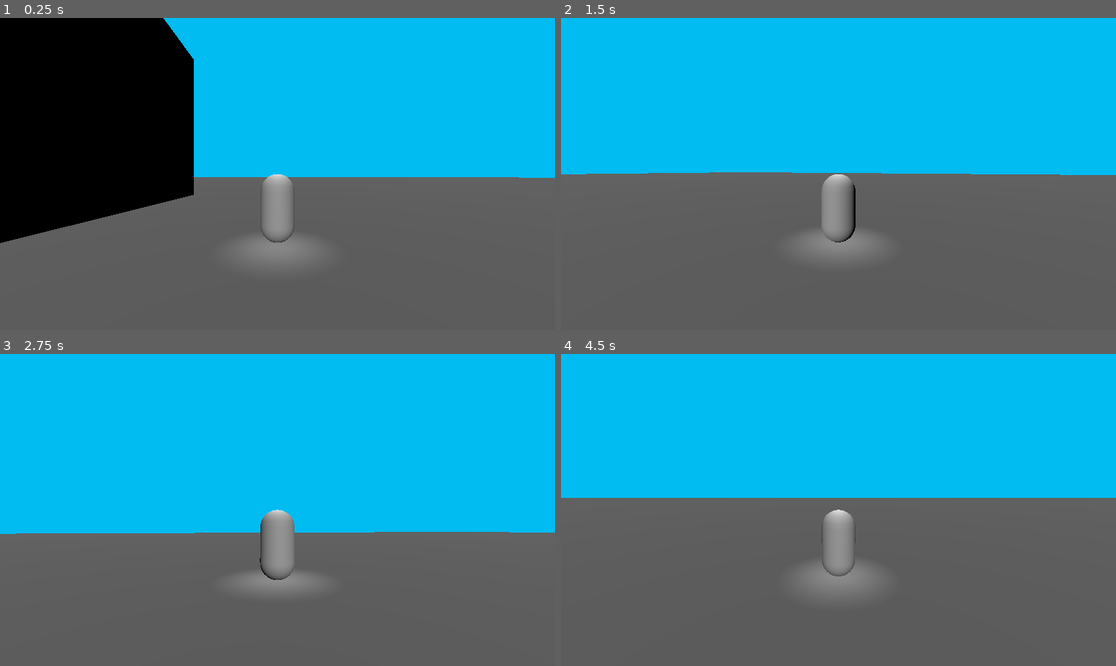
Above: before the commit, frames 1-4 (two rows, left to right).
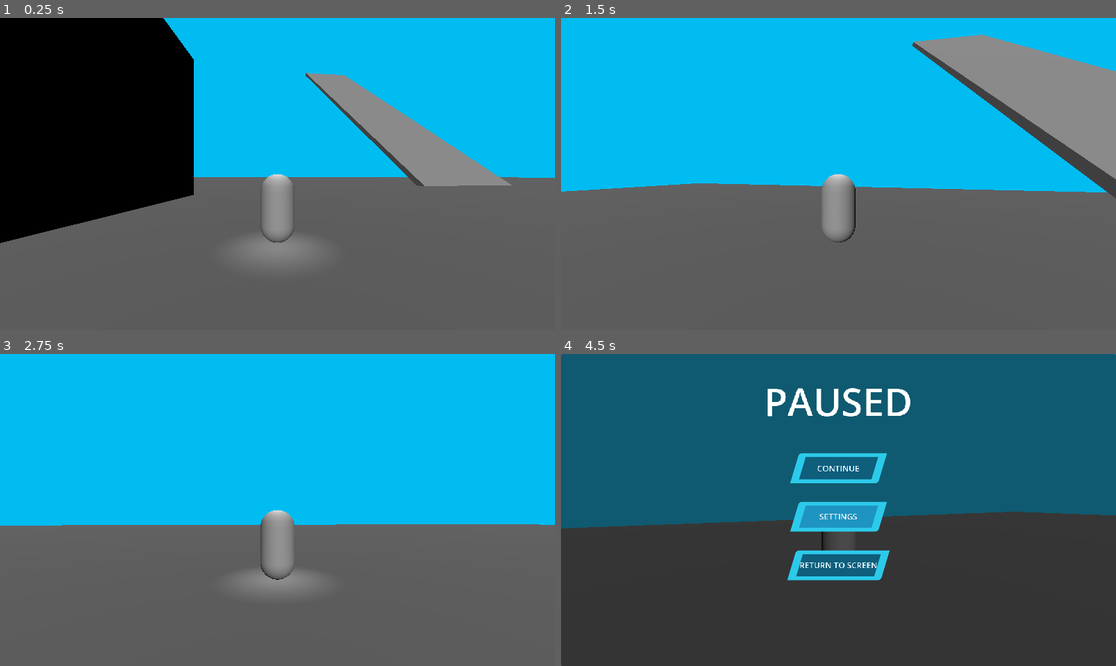
Above: after the commit, the same moments.

Repository: jackmenty/2025-Game
Game: Godot game, scene res://Scenes/Test_level.tscn
The game is run twice, just before and just after one commit, with the same random seed, the same clock (stepped at 60 frames per second) and the same inputs.
Inputs (mouse positions are in pixels of both pictures, inside the frame that each line leads up to):
- Up to frame 1 (0.25 s): no input
- Up to frame 2 (1.5 s): move the mouse to (866, 174) at 0.52 s; hold Shift (sprint) 0.53-1.28 s; hold W (move_forward) from 0.53 s (still down); tap Space (jump) at 0.77 s; tap Tab (ui_focus_next) at 0.8, 1.35 s; move the mouse to (810, 174) at 1.27 s
- Up to frame 3 (2.75 s): keep holding W (move_forward); tap Space (jump) at 1.52 s; tap Shift (sprint) at 1.55 s; move the mouse to (288, 503) at 2.02 s; hold Shift (sprint) from 2.03 s (still down); tap Tab (ui_focus_next) at 2.3 s
- Up to frame 4 (4.5 s): move the mouse to (832, 516) at 2.77 s; release Shift (sprint) at 2.78 s; tap Tab (ui_focus_next) at 2.85, 3.8 s; tap Space (jump) at 3.02, 3.77 s; tap Shift (sprint) at 3.05 s; move the mouse to (877, 513) at 3.52 s; hold Shift (sprint) 3.53-4.25 s; tap Escape (ui_cancel) at 4.15 s; release W (move_forward) at 4.25 s; click (838, 516) at 4.25 s, where only the run after the commit has a clickable "SETTINGS"

The runs differ from the first frame. In frame 1, 4.3% of the frame differs, in the area x 12-93%, y 17-67%; in frame 2, 14%; in frame 3, 2.4%; in frame 4, 100%, in the area x 0-100%, y 0-100%.

Commit message:
made menu UI working

Diff:
--- a/Scenes/Damage_box.tscn
+++ b/Scenes/Damage_box.tscn
@@ -18,7 +18,6 @@
 collision_mask = 3
 
 [node name="CollisionShape3D" type="CollisionShape3D" parent="CSGBox3D/Area3D"]
-transform = Transform3D(1.5, 0, 0, 0, 1.5, 0, 0, 0, 1.5, 0, 0, 0)
 shape = SubResource("BoxShape3D_nvh32")
 
 [connection signal="body_entered" from="CSGBox3D/Area3D" to="." method="_on_area_3d_body_entered"]
--- a/Scenes/Menu.tscn
+++ b/Scenes/Menu.tscn
@@ -1,6 +1,7 @@
-[gd_scene load_steps=2 format=3 uid="uid://cgidimangjygo"]
+[gd_scene load_steps=3 format=3 uid="uid://cgidimangjygo"]
 
 [ext_resource type="Theme" uid="uid://dvq37ujhe48d3" path="res://Theme/ui_template.tres" id="1_3kf3n"]
+[ext_resource type="Script" uid="uid://ceuwdaxkk1y5w" path="res://Scenes/menu.gd" id="2_6pedr"]
 
 [node name="Menu" type="Control"]
 layout_mode = 3
@@ -10,6 +11,7 @@
 grow_horizontal = 2
 grow_vertical = 2
 theme = ExtResource("1_3kf3n")
+script = ExtResource("2_6pedr")
 
 [node name="Panel" type="Panel" parent="."]
 layout_mode = 1
@@ -20,7 +22,7 @@
 grow_vertical = 2
 metadata/_edit_use_anchors_ = true
 
-[node name="Continue" type="Button" parent="."]
+[node name="Continue" type="Button" parent="Panel"]
 layout_mode = 1
 anchors_preset = -1
 anchor_left = 0.420833
@@ -34,7 +36,7 @@
 text = "CONTINUE"
 metadata/_edit_use_anchors_ = true
 
-[node name="Settings" type="Button" parent="."]
+[node name="Settings" type="Button" parent="Panel"]
 layout_mode = 1
 anchors_preset = -1
 anchor_left = 0.420833
@@ -47,30 +49,35 @@
 text = "SETTINGS"
 metadata/_edit_use_anchors_ = true
 
-[node name="Return" type="Button" parent="."]
+[node name="Return" type="Button" parent="Panel"]
 layout_mode = 1
 anchors_preset = -1
 anchor_left = 0.420833
 anchor_top = 0.62963
 anchor_right = 0.579167
 anchor_bottom = 0.725
+offset_left = -5.79962
+offset_right = 5.79962
 grow_horizontal = 2
 grow_vertical = 2
 theme_override_font_sizes/font_size = 17
 text = "RETURN TO SCREEN"
 metadata/_edit_use_anchors_ = true
 
-[node name="RichTextLabel" type="Label" parent="."]
+[node name="RichTextLabel" type="Label" parent="Panel"]
 layout_mode = 1
 anchors_preset = -1
 anchor_left = 0.0958333
 anchor_top = 0.0666667
 anchor_right = 0.904167
 anchor_bottom = 0.22037
-offset_bottom = -30.0
+offset_bottom = 10.4003
 grow_horizontal = 2
 theme_override_font_sizes/font_size = 80
 text = "PAUSED"
 horizontal_alignment = 1
 vertical_alignment = 1
 metadata/_edit_use_anchors_ = true
+
+[connection signal="pressed" from="Panel/Continue" to="." method="_on_continue_pressed"]
+[connection signal="pressed" from="Panel/Return" to="." method="_on_return_pressed"]
--- a/Scenes/Player.tscn
+++ b/Scenes/Player.tscn
@@ -1,7 +1,8 @@
-[gd_scene load_steps=5 format=3 uid="uid://dqfrll158h75v"]
+[gd_scene load_steps=6 format=3 uid="uid://dqfrll158h75v"]
 
 [ext_resource type="Script" uid="uid://oxp5hxhgiv1a" path="res://Scripts/Player.gd" id="1_0y7nr"]
 [ext_resource type="Script" uid="uid://b8c0gssqg25j1" path="res://Scripts/camera_spring_arm.gd" id="2_jo2ib"]
+[ext_resource type="PackedScene" uid="uid://cgidimangjygo" path="res://Scenes/Menu.tscn" id="3_gntrk"]
 
 [sub_resource type="CapsuleMesh" id="CapsuleMesh_jo2ib"]
 
@@ -35,3 +36,6 @@
 light_energy = 2.24
 spot_angle = 30.7
 spot_angle_attenuation = 1.27456
+
+[node name="Menu" parent="." instance=ExtResource("3_gntrk")]
+visible = false
--- a/Scenes/Test_level.tscn
+++ b/Scenes/Test_level.tscn
@@ -5,14 +5,14 @@
 
 [node name="Level" type="Node3D"]
 
+[node name="CSGBox3D2" type="CSGBox3D" parent="."]
+transform = Transform3D(1, 0, 0, 0, 1, 0, 0, 0, 1, -11.8308, 6.99323, 0)
+use_collision = true
+size = Vector3(6.33838, 14.9865, 30)
+
 [node name="CSGBox3D" type="CSGBox3D" parent="."]
 use_collision = true
 size = Vector3(300, 1, 300)
-
-[node name="CSGBox3D" type="CSGBox3D" parent="CSGBox3D"]
-transform = Transform3D(1, 0, 0, 0, 1, 0, 0, 0, 1, -11.8308, 6.99323, 0)
-use_collision = true
-size = Vector3(6.33838, 14.9865, 30)
 
 [node name="Player" parent="." instance=ExtResource("1_tfsjm")]
 transform = Transform3D(1, 0, 0, 0, 1, 0, 0, 0, 1, 0, 2.80151, 0)
@@ -22,3 +22,13 @@
 
 [node name="Damage_box" parent="." instance=ExtResource("3_rbrd7")]
 transform = Transform3D(3, 0, 0, 0, 3, 0, 0, 0, 3, 7.71301, 1.76048, 14.6632)
+
+[node name="CSGBox3D3" type="CSGBox3D" parent="."]
+transform = Transform3D(-0.0748185, -0.632212, 0, 0.147865, -0.319894, 0, 0, 0, 0.62712, 54.5584, 7.98159, 7.72868)
+use_collision = true
+size = Vector3(6.33838, 14.9865, 30)
+
+[node name="CSGBox3D4" type="CSGBox3D" parent="."]
+transform = Transform3D(0.0154151, 0.130257, 0.613665, 0.126664, -0.455595, 0.0301914, 0.105738, 0.526774, -0.125631, 29.2445, 21.9052, -57.0592)
+use_collision = true
+size = Vector3(6.33838, 113.341, 30)
--- /dev/null
+++ b/Scenes/menu.gd
@@ -0,0 +1,17 @@
+extends Control
+
+func _process(float) -> void:
+	if Input.is_action_just_pressed("ui_cancel"):
+		get_parent().get_node("Menu").show()
+		Input.set_mouse_mode(Input.MOUSE_MODE_VISIBLE)
+		Engine.time_scale = 0
+
+
+func _on_continue_pressed() -> void:
+	get_parent().get_node("Menu").hide()
+	Input.set_mouse_mode(Input.MOUSE_MODE_CAPTURED)
+	Engine.time_scale = 1
+
+
+func _on_return_pressed() -> void:
+	get_tree().change_scene_to_file("res://Scenes/Game_over.tscn")
--- a/Scripts/Player.gd
+++ b/Scripts/Player.gd
@@ -1,8 +1,8 @@
 extends CharacterBody3D
 class_name CPlayer
 
-const SPEED = 20
-const JUMP_VELOCITY = 13.5
+const SPEED = 12
+const JUMP_VELOCITY = 25
 @export var springarm : SpringArm3D
 @export var camera : Camera3D
 var max_health = 10
@@ -53,16 +53,10 @@
 		velocity.x = corrected_dir.x * SPEED
 		velocity.z = corrected_dir.z * SPEED
 		if Input.is_action_pressed("sprint"):
-			velocity.x *= 2
-			velocity.z *= 2
+			velocity.x *= 3
+			velocity.z *= 3
 	else:
 		velocity.x = move_toward(velocity.x, 0, SPEED)
 		velocity.z = move_toward(velocity.z, 0, SPEED)
 
-	if Input.is_action_just_pressed("ui_cancel"):
-		Input.set_mouse_mode(Input.MOUSE_MODE_VISIBLE)
-
-	if Input.is_action_just_pressed("ui_focus_next"):
-		Input.set_mouse_mode(Input.MOUSE_MODE_CAPTURED)
-
 	move_and_slide()
--- a/project.godot
+++ b/project.godot
@@ -18,11 +18,6 @@
 [autoload]
 
 Player="*res://Scripts/Player.gd"
-
-[display]
-
-window/size/viewport_width=1920
-window/size/viewport_height=1080
 
 [input]
 
Not shown, added: Scenes/menu.gd.uid
